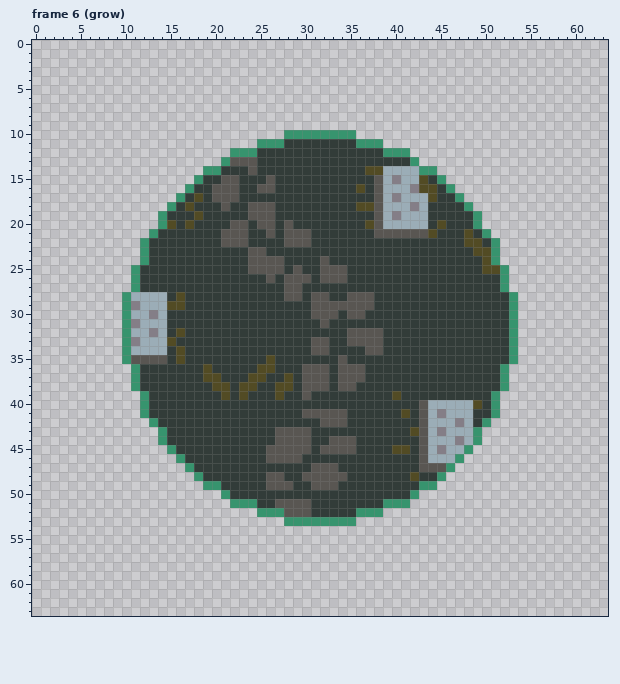
File history of a pixel-art file, source_data/aseprite/portal_graveyard.aseprite. Above, as it was before the edit.
64x64 pixels, 9 frames. Shown: frame 6 (grow). The commit also changed other frames, which this record leaves out.
After the commit:
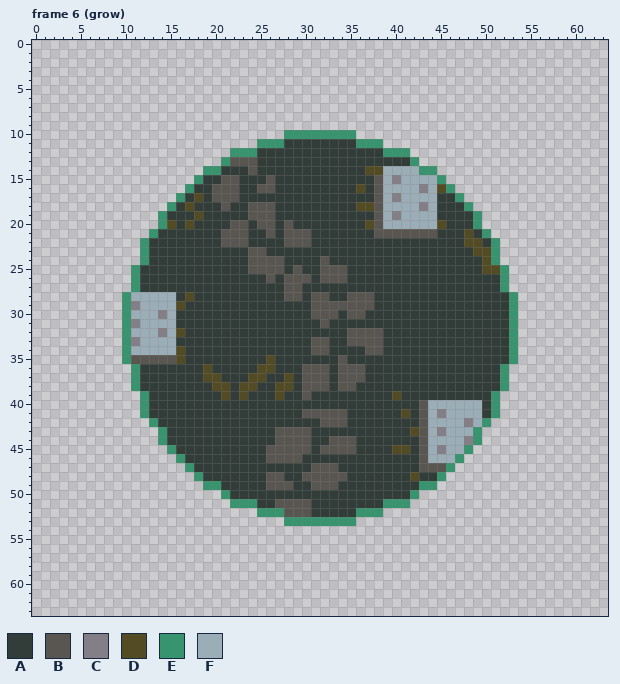
Palette (. is transparent): A #323c39  B #595652  C #847e87  D #524b24  E #37946e  F #9badb7
Author's note on the commit: add tombs actors + new spell: portal graveyard
Changes in this commit:
--- frame 6 (grow), layer "inside"
@@ x 40..47 @@
 14 FFFEE...
-15 CFFDAE..
-16 FFCDDAE.
-17 CFFFDAAE
-18 FFCFAAAA
-19 CFFFAAAA
-20 FFFFADAA
-21 BBBBDAAA
+15 CFFFFE..
+16 FFFCFDE.
+17 CFFFFAAE
+18 FFFCFAAA
+19 CFFFFAAA
+20 FFFFFDAA
+21 BBBBBAAA
 22 AAAAAAAA
@@ x 11..19 @@
 27 EAAAAAAAA
-28 FFFFADAAA
-29 CFFFDDAAA
-30 FFCFAAAAA
-31 CFFFAAAAA
-32 FFCFADAAA
-33 CFFFDAAAA
-34 FFFFADAAA
-35 BBBBADAAA
+28 FFFFFADAA
+29 CFFFFDAAA
+30 FFFCFAAAA
+31 CFFFFAAAA
+32 FFFCFDAAA
+33 CFFFFAAAA
+34 FFFFFDAAA
+35 BBBBBDAAA
 36 EAAAAAAAD
@@ x 45..51 @@
 39 AAAAAAE
-40 FFFFDAE
-41 CFFFAAE
-42 FFCFAE.
+40 FFFFFAE
+41 CFFFFAE
+42 FFFCFE.
 43 CFFFE..
-44 FFCFE..
+44 FFFCE..
 45 CFFE...
Boxes around the changes in both pictures, in picture pixels (x1, y1, x2, y2):
changed: (410, 175, 446, 238)
changed: (149, 292, 194, 364)
changed: (455, 400, 482, 445)
